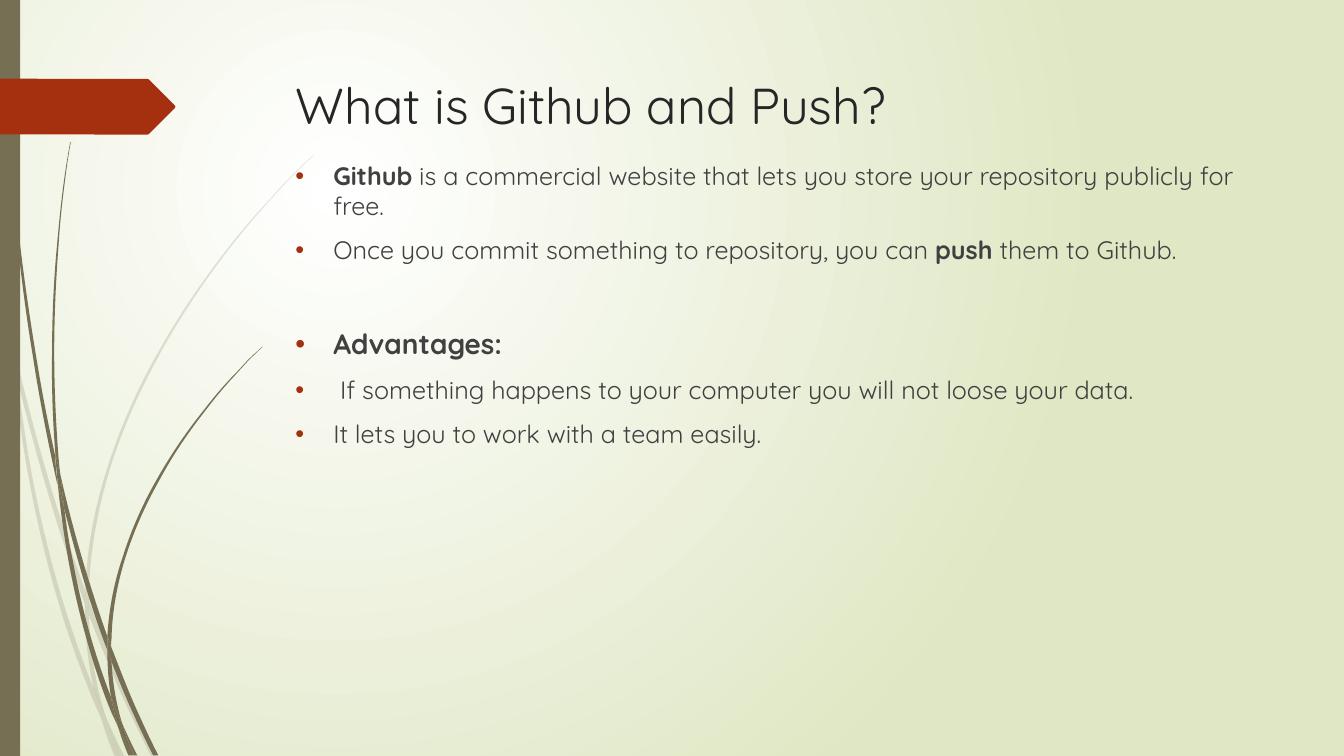
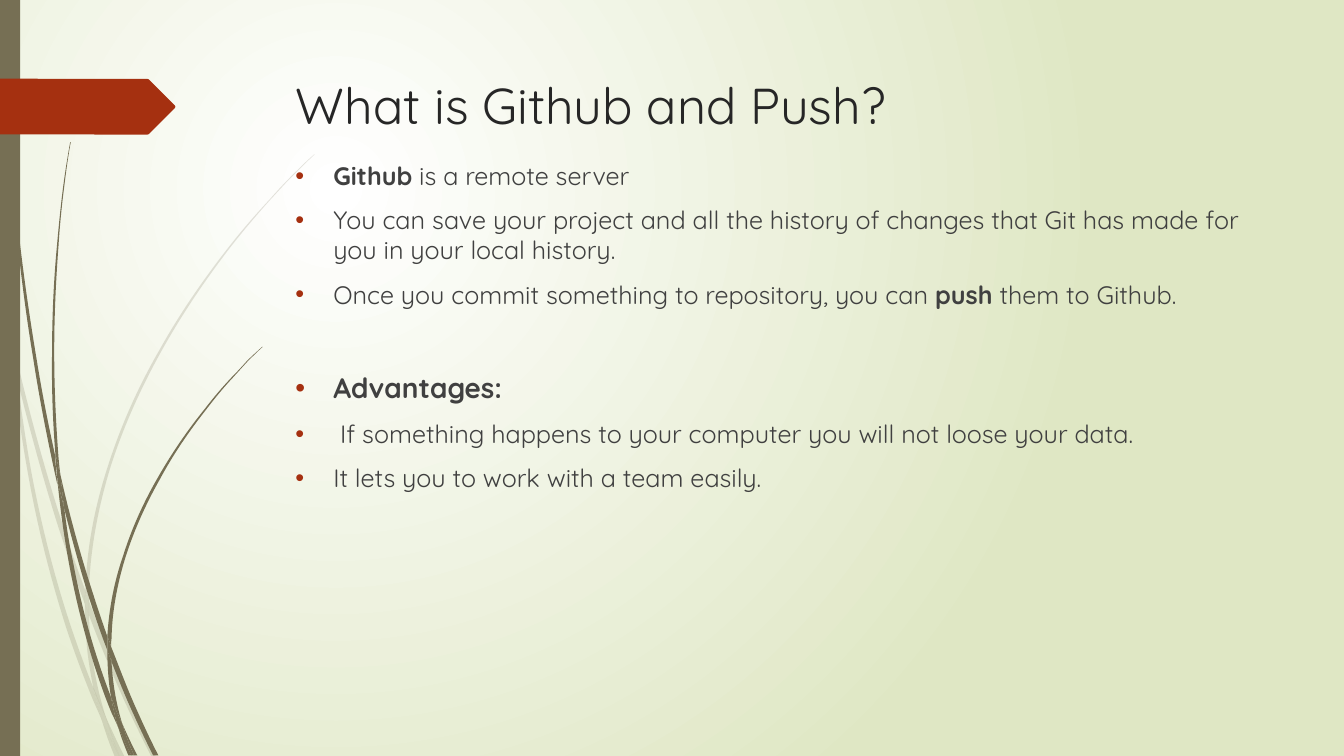
Before and after one commit to anhnguyendepocen/AdvancedR, a slide deck: slide 9 of May3_1700_Github/Github_presentation.pptx. Drawn at 1344x756 pixels with LibreOffice and Linux fonts; fonts in the diff are those of the drawing. Boxes give left, top, right and bottom in pixels: in the first picture for what was removed or moved away, otherwise in the second. Text is boxed around its words. In the diff, an @@ line names an element or a change of style, - is before the commit and + after.

```diff
--- a/May3_1700_Github/Github_presentation.pptx
+++ b/May3_1700_Github/Github_presentation.pptx
@@ text at (333,166,1239,264): text changed @@
-• Github is a commercial website that lets you store your repository publicly for free.
+• Github is a remote server
+• You can save your project and all the history of changes that Git has made for you in your local history.
```
Also in this commit, not shown: 3 other slides changed, 2 slides added, 2 other files.
